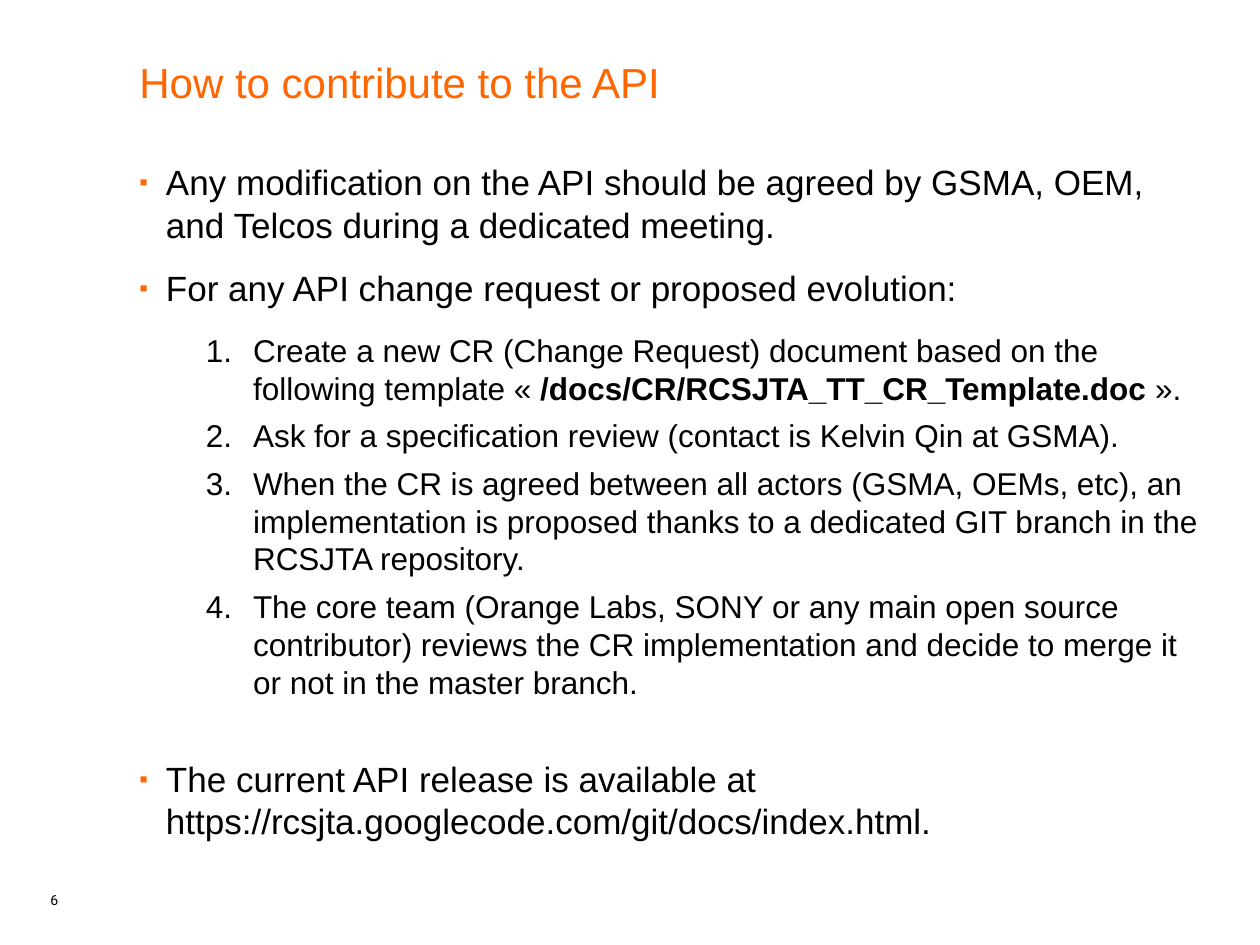
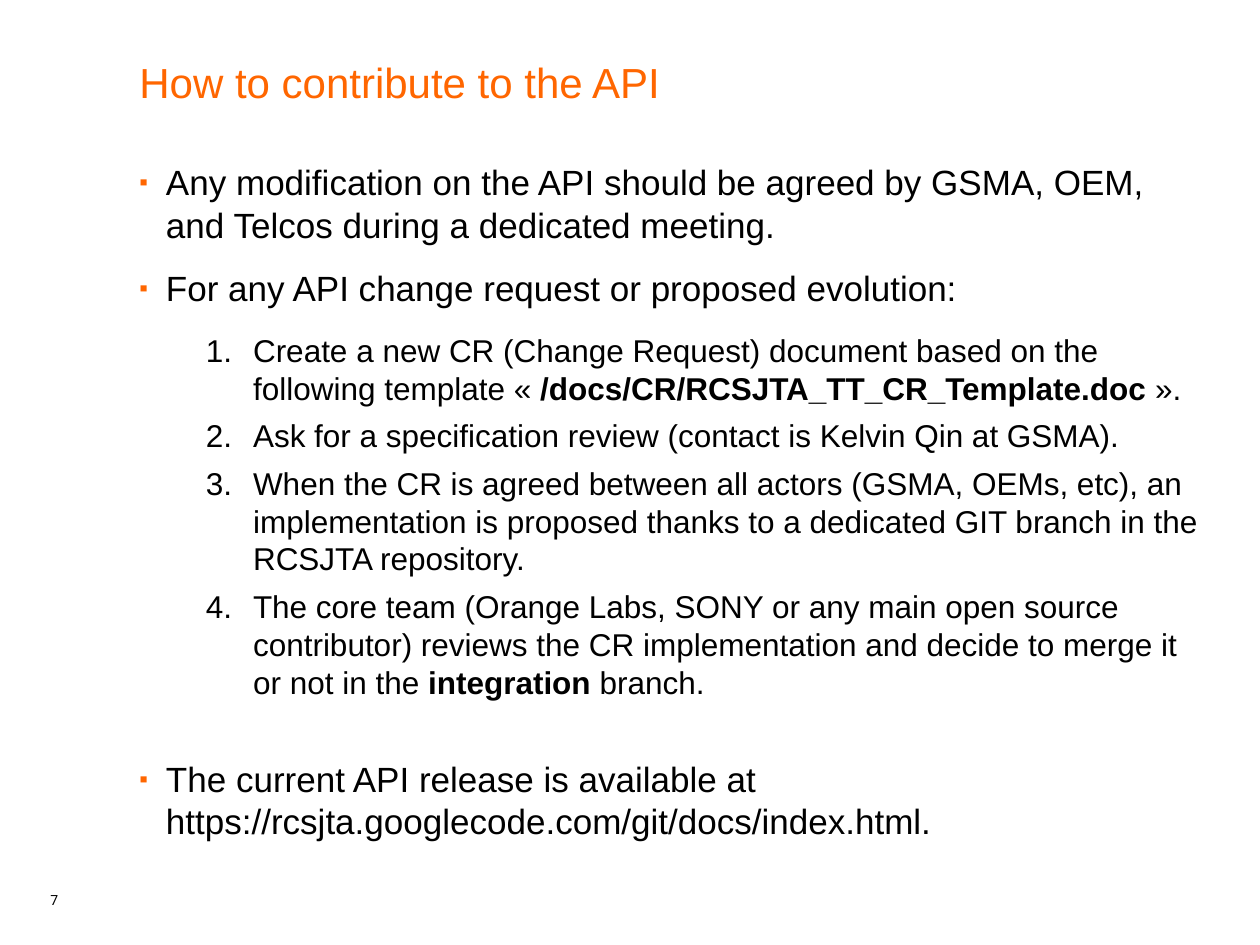
Before and after one commit to android-rcs/rcsjta, a slide deck: slide 7 of docs/RCSJTA_open_source.ppt (slide 6 before the commit). Drawn at 1260x945 pixels with LibreOffice and Linux fonts; fonts in the diff are those of the drawing. Boxes give left, top, right and bottom in pixels: in the first picture for what was removed or moved away, otherwise in the second. Text is boxed around its words. In the diff, an @@ line names an element or a change of style, - is before the commit and + after.

```diff
--- a/docs/RCSJTA_open_source.ppt
+++ b/docs/RCSJTA_open_source.ppt
@@ text at (x1=253, y1=595, x2=1177, y2=700): text changed @@
-  4. The core team (Orange Labs, SONY or any main open source contributor) reviews the CR implementation and decide to merge it or not in the master branch.
+  4. The core team (Orange Labs, SONY or any main open source contributor) reviews the CR implementation and decide to merge it or not in the integration branch.
@@ page number at (x1=50, y1=895, x2=58, y2=905): text changed @@
-6
+7
```
Also in this commit, not shown: 3 other slides changed, 1 slide added.
